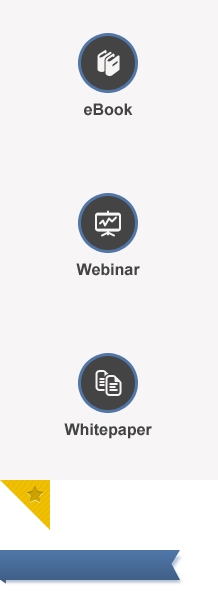
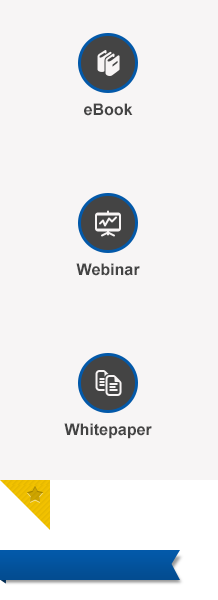
Revision of a layered 218 x 600 image; what changed, layer by layer:
added group "ribbon" (1st of 3, in "faixa") with 3 layers in group "faixa" over [0,550,183,585]
added layer "ribbon" (2nd of 3, in "faixa" › "ribbon") in group "ribbon" over [0,550,180,580]
added layer "ribbon copy" (40%) in group "ribbon" over [6,553,183,585]
added layer "ribbon" (3rd of 3, in "faixa" › "ribbon") in group "ribbon" over [0,579,6,584]
hid "faixa" (2nd of 2, in "faixa") over [0,550,183,585]
painted on "icone" (1st of 3, in "whitepaper"), masked it over [95,370,122,396]
painted on "elipse" (1st of 3, in "whitepaper"), masked it over [78,353,138,413]
masked "thumb" (1st of 3, in "whitepaper") over [64,353,152,439]
painted on "icone" (2nd of 3, in "webinar"), masked it over [95,210,121,237]
painted on "elipse" (2nd of 3, in "webinar"), masked it over [78,193,138,253]
masked "thumb" (2nd of 3, in "webinar") over [76,193,140,276]
painted on "icone" (3rd of 3, in "ebook"), masked it over [98,50,120,76]
painted on "elipse" (3rd of 3, in "ebook"), masked it over [78,33,138,93]
masked "thumb" (3rd of 3, in "ebook") over [78,33,138,116]
